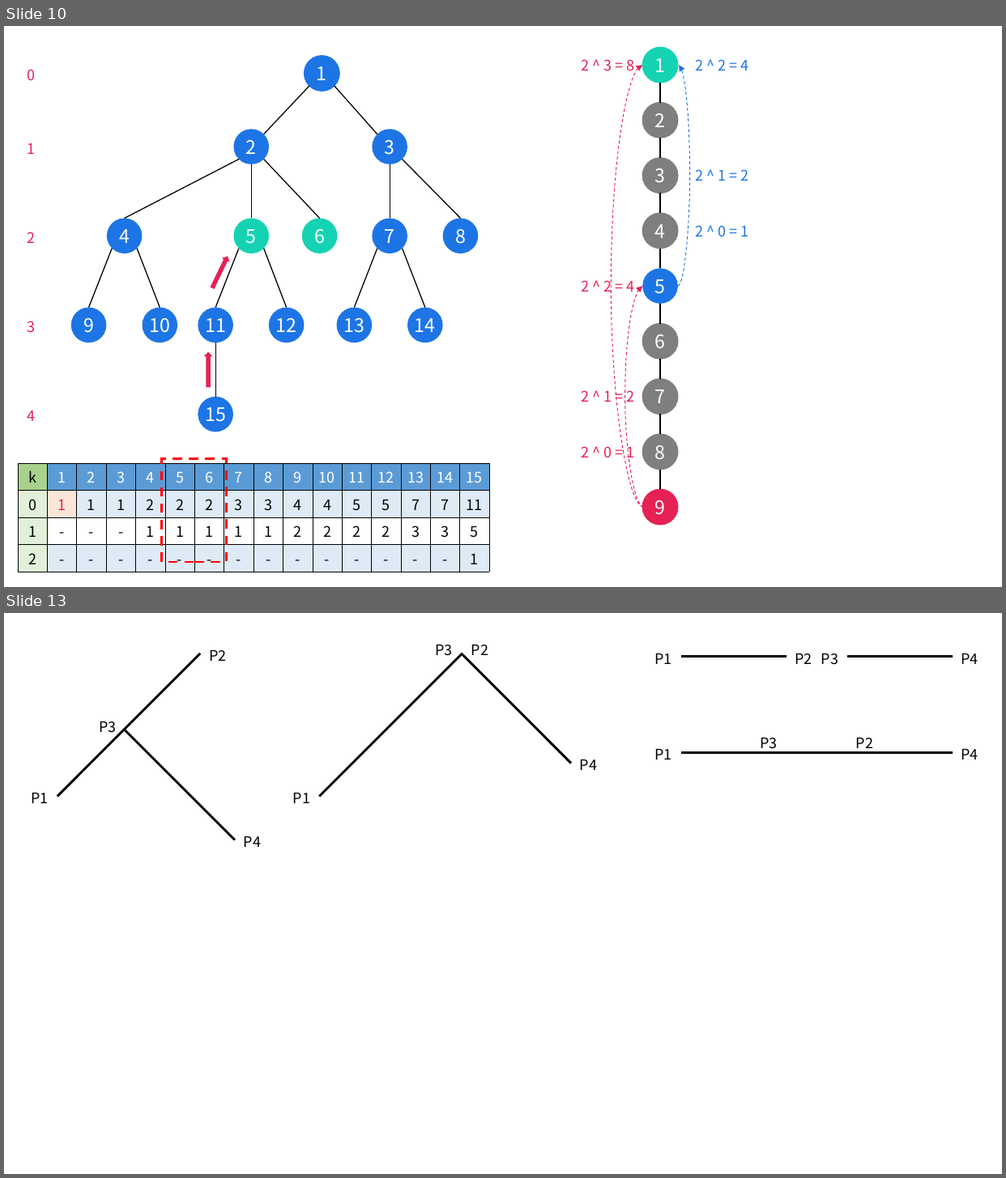
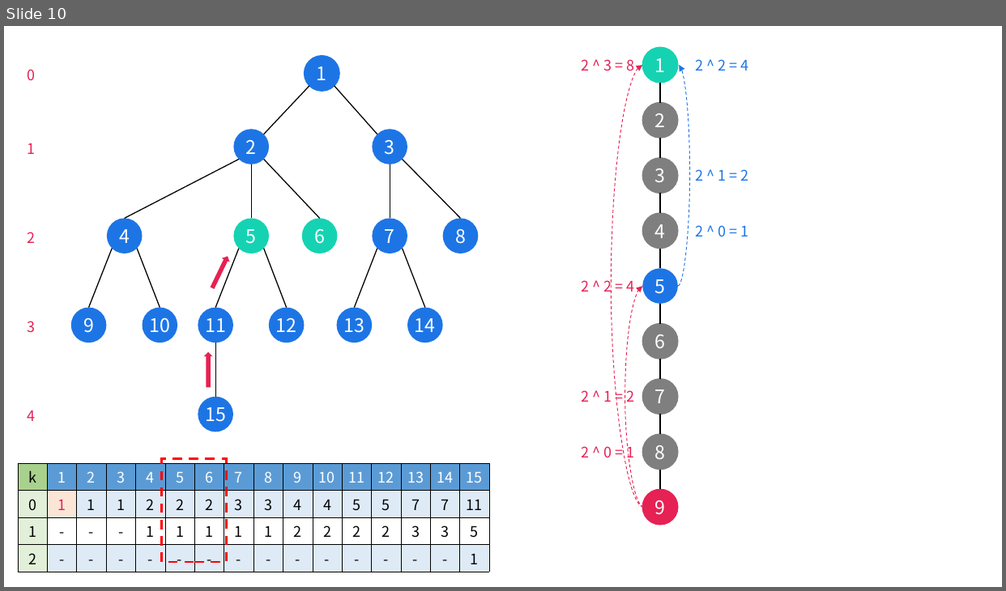
Before and after one commit to siwon-park/Algorithm-DataStructure, a slide deck: 기타/pptx.pptx. Shown one above the other, each under a label of ours: slides 10 and 13 before the commit, slide 10 after it; the slides between them are not shown. The pictures are 1006x1178 and 1006x591 pixels, drawn with LibreOffice and Linux fonts; fonts in the diff are those of the drawing. Boxes give left, top, right and bottom in pixels: in the first picture for what was removed or moved away, otherwise in the second. Text is boxed around its words. In the diff, an @@ line names an element or a change of style, - is before the commit and + after.

```diff
--- a/기타/pptx.pptx
+++ b/기타/pptx.pptx
@@ slide 13 removed at [4, 613, 1002, 1174], background #FFFFFF @@
@@ line removed from (200, 653) to (57, 796) @@
@@ text removed at [209, 649, 226, 661] @@
-P2
@@ line removed from (462, 653) to (319, 796) @@
@@ text removed at [436, 644, 453, 656] @@
-P3
@@ line removed from (462, 653) to (572, 764) @@
@@ text removed at [471, 644, 488, 655] @@
-P2
@@ text removed at [655, 653, 672, 664] @@
-P1
@@ line removed from (786, 657) to (681, 657) @@
@@ text removed at [795, 653, 812, 664] @@
-P2
@@ text removed at [821, 653, 838, 665] @@
-P3
@@ line removed from (953, 657) to (848, 657) @@
@@ text removed at [961, 653, 978, 664] @@
-P4
@@ text removed at [99, 721, 116, 733] @@
-P3
@@ line removed from (126, 730) to (235, 840) @@
@@ text removed at [655, 748, 672, 760] @@
-P1
@@ line removed from (953, 753) to (681, 753) @@
@@ text removed at [760, 737, 777, 753] @@
-P3
@@ text removed at [856, 737, 873, 752] @@
-P2
@@ text removed at [961, 748, 978, 760] @@
-P4
@@ text removed at [580, 759, 597, 770] @@
-P4
@@ text removed at [32, 792, 49, 803] @@
-P1
@@ text removed at [293, 792, 310, 803] @@
-P1
@@ text removed at [244, 836, 261, 847] @@
-P4
```
Also in this commit, not shown: 2 slides changed, 2 slides added, 1 other file.
